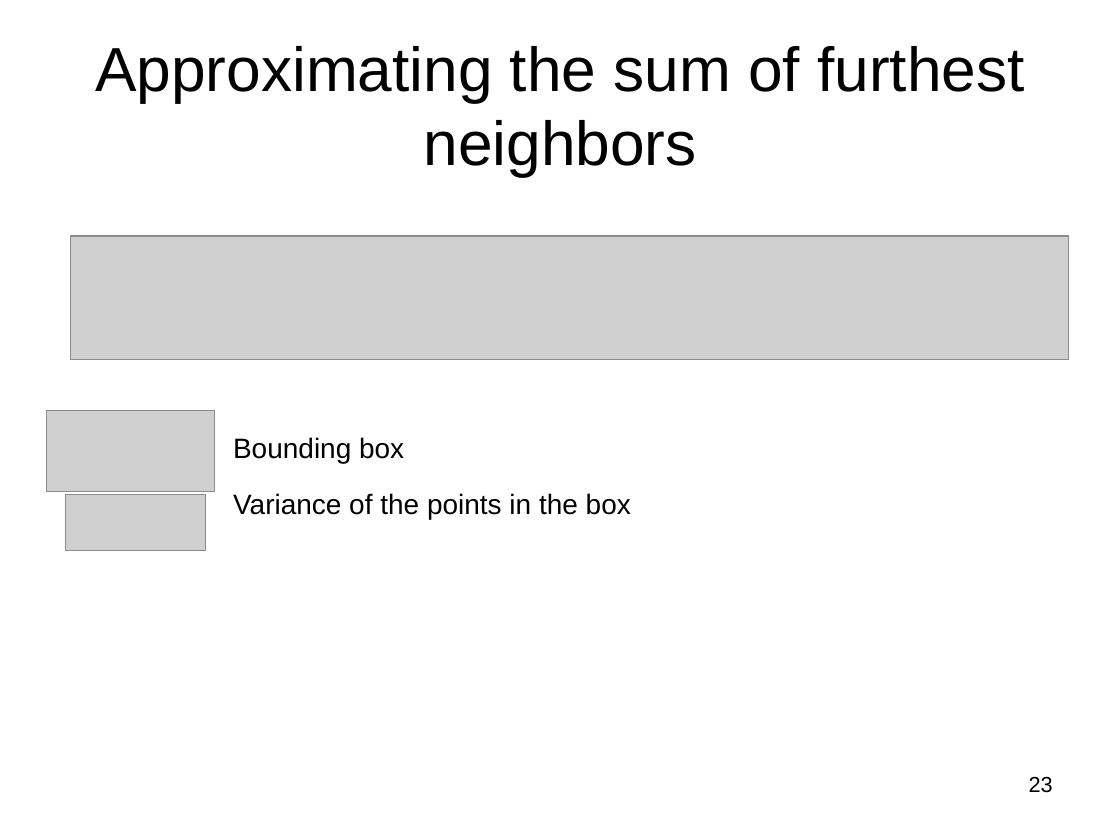
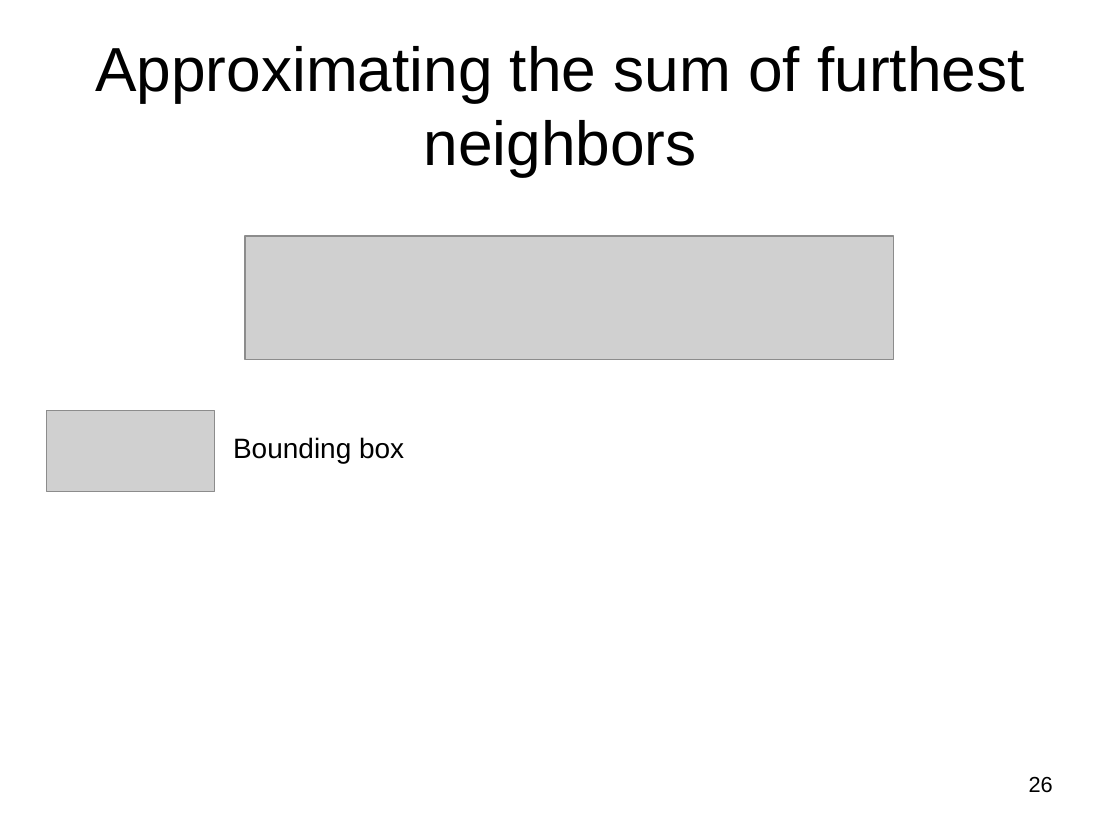
Before and after one commit to subailong/mlpack, a slide deck: slide 26 of fastlib/u/nvasil/docs/proposal/proposal.ppt (slide 23 before the commit). Drawn at 1120x840 pixels with LibreOffice and Linux fonts; fonts in the diff are those of the drawing; grey boxes stand for pictures. Boxes give left, top, right and bottom in pixels: in the first picture for what was removed or moved away, otherwise in the second. Text is boxed around its words. In the diff, an @@ line names an element or a change of style, - is before the commit and + after.

```diff
--- a/fastlib/u/nvasil/docs/proposal/proposal.ppt
+++ b/fastlib/u/nvasil/docs/proposal/proposal.ppt
@@ picture: place and size @@
-picture at bbox=[71, 236, 1068, 360]
+picture at bbox=[245, 236, 894, 360]
@@ picture removed at bbox=[65, 495, 205, 551] @@
@@ text removed at bbox=[233, 493, 631, 519] @@
-Variance of the points in the box
@@ page number at bbox=[1029, 776, 1053, 793]: text changed @@
-23
+26
```
Also in this commit, not shown: 16 other slides changed, 5 slides added, 1 slide removed, 4 other files.
